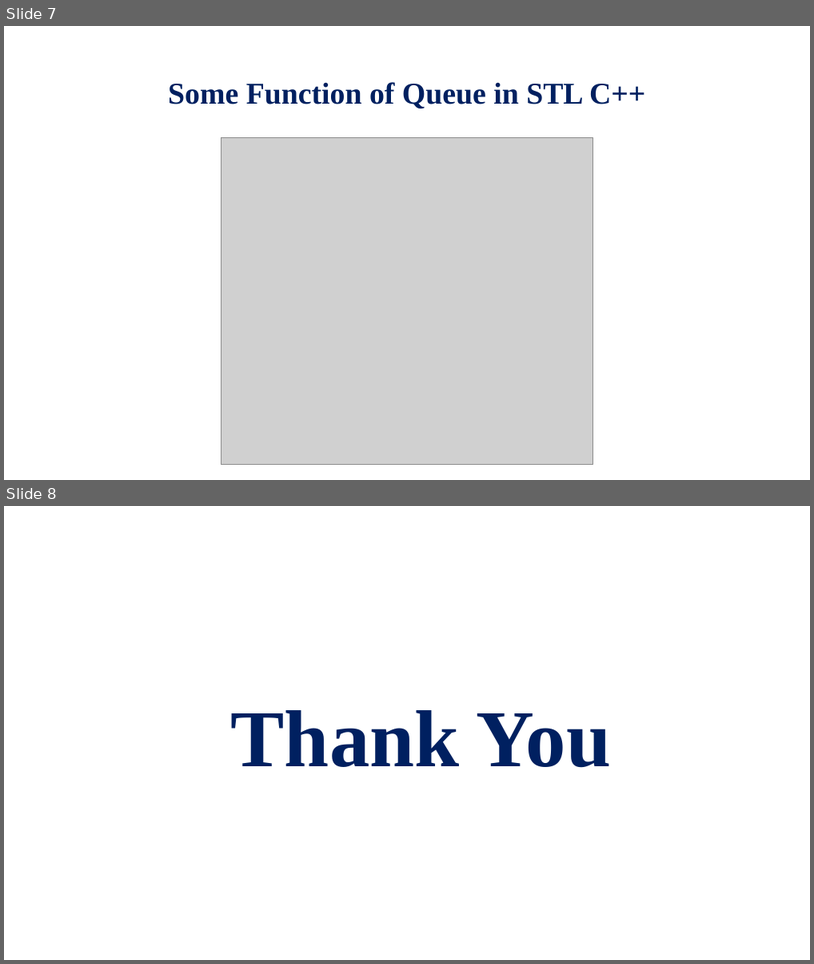
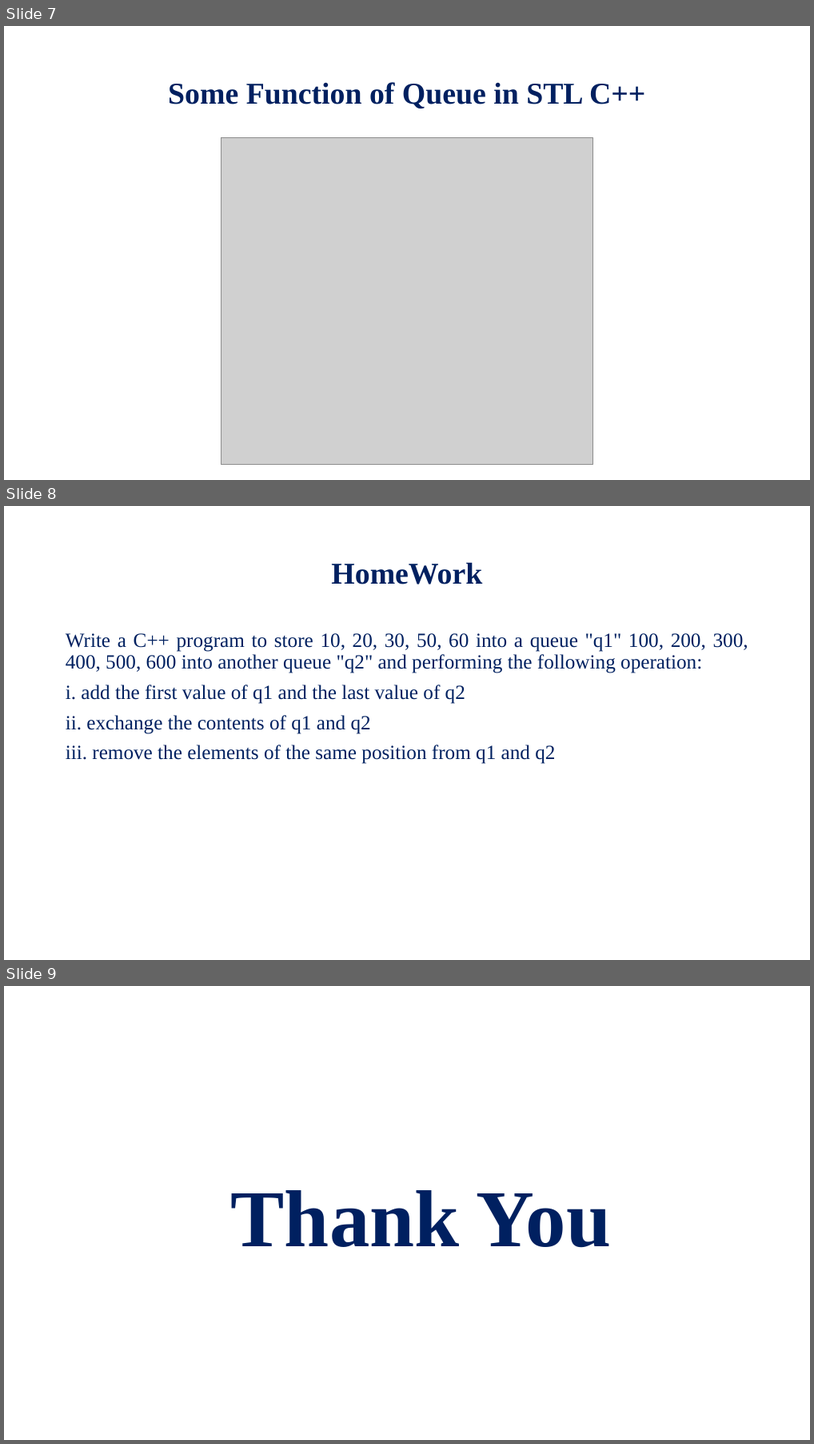
Before and after one commit to Alamgir-JUST/Lecture-Slides, a slide deck: Object-Oriented Programming with CPP/13.2 Stack, Queue in C++ STL.pptx. Shown one above the other, each under a label of ours: slides 7 and 8 before the commit, slides 7, 8 and 9 after it. The pictures are 814x964 and 814x1444 pixels, drawn with LibreOffice and Linux fonts; fonts in the diff are those of the drawing; grey boxes stand for pictures; background and template pictures are left out. Boxes give left, top, right and bottom in pixels: in the first picture for what was removed or moved away, otherwise in the second. Text is boxed around its words. In the diff, an @@ line names an element or a change of style, - is before the commit and + after.

```diff
--- a/Object-Oriented Programming with CPP/13.2 Stack, Queue in C++ STL.pptx
+++ b/Object-Oriented Programming with CPP/13.2 Stack, Queue in C++ STL.pptx
@@ slide 8 added at box(4, 506, 810, 960), background picture (left out) @@
@@ title added at box(331, 562, 482, 584), 36 pt, text #002060, bold @@
+HomeWork
@@ text added at box(66, 633, 749, 764), 24 pt, text #002060 @@
+Write a C++ program to store 10, 20, 30, 50, 60 into a queue "q1" 100, 200, 300, 400, 500, 600 into another queue "q2" and performing the following operation:
+i. add the first value of q1 and the last value of q2
+ii. exchange the contents of q1 and q2
+iii. remove the elements of the same position from q1 and q2
@@ what was slide 8 is now slide 9 @@
```
Also in this commit, not shown: 1 other file.
